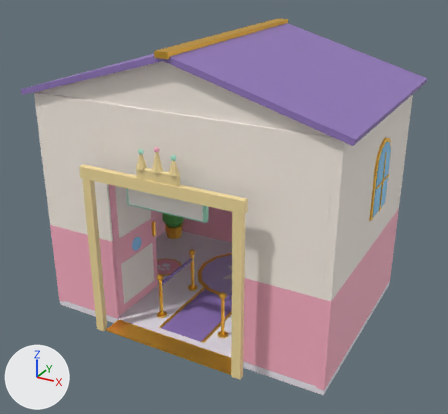
Renders of the FBX model assets/clean-a-cat/exports/CleanACat_Area_VipRoom.fbx from each side of a commit.
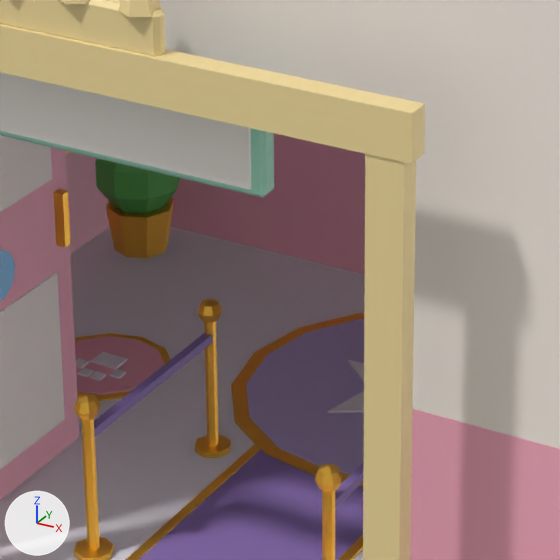
Old and new are each drawn whole from a 50 mm camera at (0.157, -0.228, 0.201) aimed at (0.002, 0.055, 0.06) and again close up on the part from 31% to 63% of the width and 42% to 77% of the height. Arrows for +X, +Y and +Z are at lower left; the lights stay in place. The last two pictures show the newer version. Where no turn or scale is listed for an object, it has been applied to the vertices. Vertices at exactly the same position are counted once.

In view in the first close-up: 'CleanACat_Area_VipRoom', 'CleanACat_Area_VipRoom_Decor', 'CleanACat_Area_VipRoom_Screen', 'CleanACat_Area_VipRoom_Sign_Decor'.
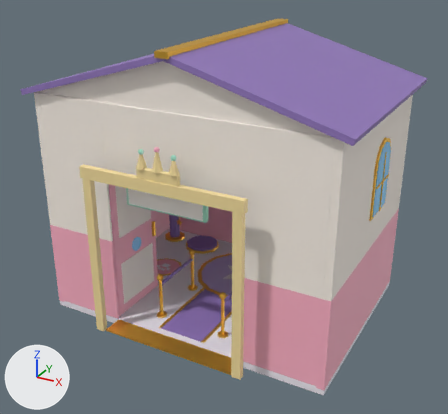
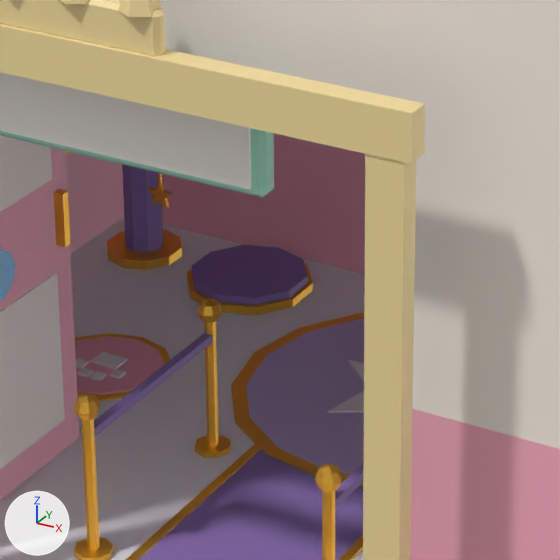
Patch to the scene script:
```diff
--- a/assets/clean-a-cat/exports/CleanACat_Area_VipRoom.fbx.py
+++ b/assets/clean-a-cat/exports/CleanACat_Area_VipRoom.fbx.py
@@ me_cleanacat_area_viproom_decor @@
 # used by ob_cleanacat_area_viproom_decor; location = (0.0, 0.0, 0.0)
-me_cleanacat_area_viproom_decor.from_pydata(...)  # 884 vertices, 998 faces; spans x -0.08..0.079, y 0.009..0.12, z 0.0..0.096
+me_cleanacat_area_viproom_decor.from_pydata(...)  # 1432 vertices, 1666 faces; spans x -0.081..0.081, y 0.009..0.121, z -0.001..0.096
+# me_cleanacat_area_viproom_decor part 1: the loose piece of 34 vertices spanning x -0.078..-0.062, y 0.102..0.118, z 0.008..0.025 is moved by (0.001, -0.09, 0.0)
+# me_cleanacat_area_viproom_decor part 2: a new loose piece, a 10-sided cylinder along z spanning x -0.0551..-0.0329, y 0.0943..0.1177, z -0.0003..0.0024, in mat_cleanacat_palette
+# me_cleanacat_area_viproom_decor part 3: a new loose piece, a 10-sided cylinder along z spanning x -0.0543..-0.0337, y 0.0952..0.1168, z -0.0002..0.0038, in mat_cleanacat_palette
+# me_cleanacat_area_viproom_decor part 4: a new loose piece, a box spanning x -0.06025..-0.05975, y 0.10155..0.10205, z 0.0189..0.0253, in mat_cleanacat_palette
+# me_cleanacat_area_viproom_decor part 5: a new loose piece, an 8-sided cylinder along z spanning x -0.0716..-0.0644, y 0.1044..0.1116, z -0.0005..0.0254, in mat_cleanacat_palette
+# me_cleanacat_area_viproom_decor part 6: the loose piece of 22 vertices spanning x -0.01..0.01, y 0.118..0.119, z 0.075..0.093 is copied, and the copy is scaled about its middle by (0.269, 1, 0.269), then moved by (-0.06, -0.017, -0.067); it spans x -0.063..-0.057, y 0.101..0.102, z 0.015..0.02
+# me_cleanacat_area_viproom_decor part 7: 1 vertex moved from x -0.076, y 0.11, z 0.01 to x -0.075, y 0.106, z 0.0; 14 vertices removed from x -0.075..-0.063, y 0.104..0.116, z 0.0..0.01; 18 vertices added at x -0.075..-0.061, y 0.101..0.115, z 0.0..0.003
+# other edits to the shape of me_cleanacat_area_viproom_decor do not show in these pictures
 me_cleanacat_area_viproom_decor.materials.append(mat_cleanacat_palette)
```

Location of each change, [x1, y1, x2, y2] in pixels of the close-ups (560 x 560 px; the box of a moved part takes in the faces that stretch with it):
part 1 of me_cleanacat_area_viproom_decor, moved or reshaped (not visible afterwards): before [95, 158, 181, 214]
part 2 of me_cleanacat_area_viproom_decor, added (brown): after [187, 264, 313, 315]
part 3 of me_cleanacat_area_viproom_decor, added (purple): after [192, 245, 308, 305]
part 4 of me_cleanacat_area_viproom_decor, added: after [158, 173, 162, 185]
part 5 of me_cleanacat_area_viproom_decor, added (purple): after [122, 164, 163, 252]
part 6 of me_cleanacat_area_viproom_decor, added: after [148, 183, 173, 208]
part 7 of me_cleanacat_area_viproom_decor, moved or reshaped: before [106, 198, 174, 258]; after [107, 229, 182, 270]
